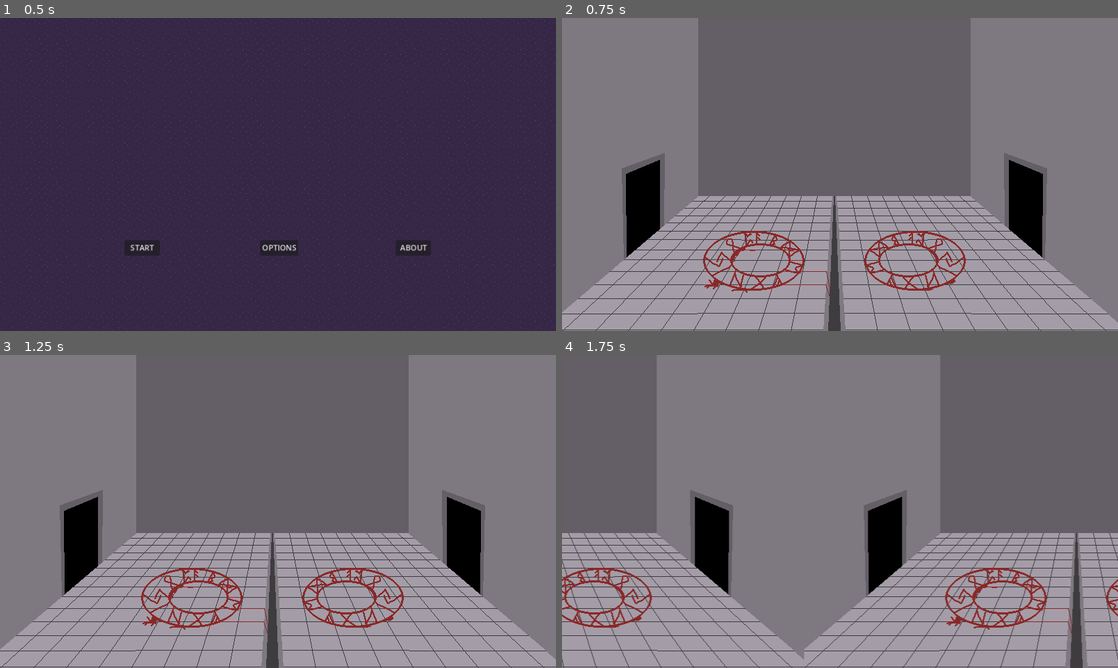
Above: before the commit, frames 1-4 (two rows, left to right).
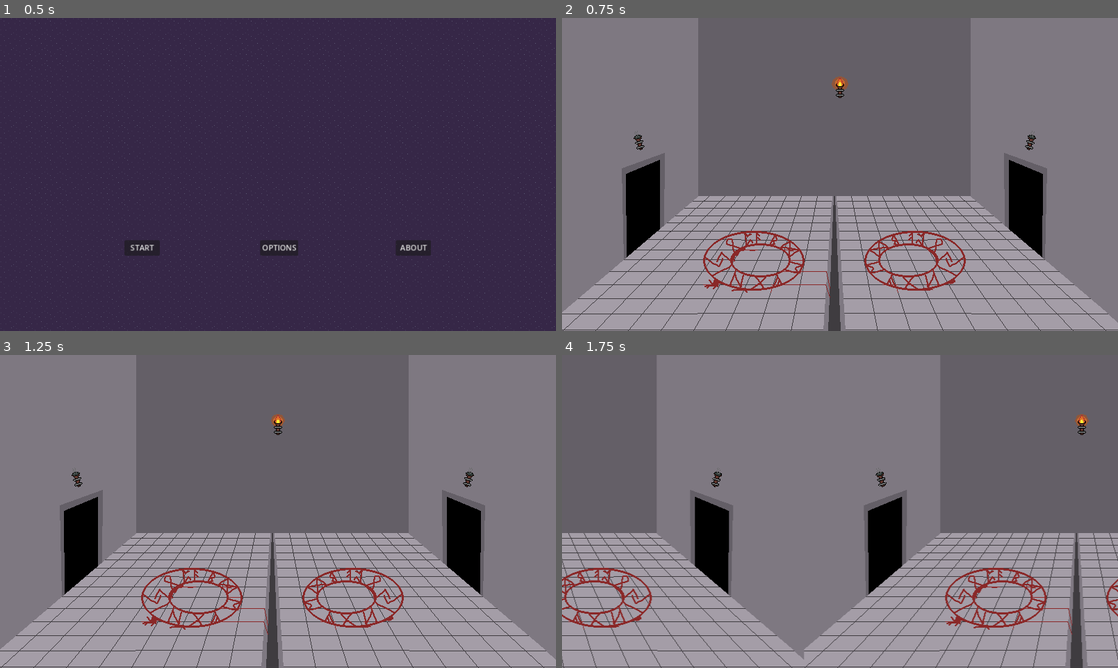
Above: after the commit, the same moments.

Repository: lewis785/ludum-dare-55
Game: Godot game, scene res://scenes/levels/main_menu.tscn
The game is run twice, just before and just after one commit, with the same random seed, the same clock (stepped at 60 frames per second) and the same inputs.
Inputs (mouse positions are in pixels of both pictures, inside the frame that each line leads up to):
- Up to frame 1 (0.5 s): no input
- Up to frame 2 (0.75 s): click "START" at 0.5 s
- Up to frame 3 (1.25 s): no input
- Up to frame 4 (1.75 s): tap Enter at 1.25 s; move the mouse to (962, 495) at 1.27 s; hold Enter from 1.28 s (still down); click (962, 495) at 1.42 s; tap Space at 1.52 s

Frame 1 is identical in both runs. In frame 2, 0.2% of the frame differs, in the area x 12-86%, y 18-43%; in frame 3, 0.2%; in frame 4, 0.2%.

Commit message:
ADD torches with life animations adn tidy up code

Diff:
--- a/scenes/levels/main_menu.gd
+++ b/scenes/levels/main_menu.gd
@@ -7,7 +7,7 @@
 
 
 # Called every frame. 'delta' is the elapsed time since the previous frame.
-func _process(delta):
+func _process(_delta):
 	pass
 
 
--- a/scenes/levels/sliding_window.gd
+++ b/scenes/levels/sliding_window.gd
@@ -1,34 +1,26 @@
 extends Node2D
 
 @onready var camera = $Camera2D
+@onready var torch_animation = $TorchAnimation
 
+@export var cameraSpeed: int
+@export var lives: int
 
-@export var roomNumber: int
-@export var cameraSpeed: int
 var roomScene = load("res://scenes/levels/room.tscn")
-
+var torchScene = load("res://scenes/props/torch.tscn")
 
 var target = 0
 var target_coordinates = Vector2(400,225)	#Initialise the variable so it doesnt complain
 var camera_coordinates = Vector2(400,225)
-var rooms: Array[PackedScene] = []
+#: Array[PackedScene] = []
 
 #Camera set to 1.44
 func _ready():
-	print("creating room ")
-	for i in range(roomNumber):
-		#print(i)
-		var instance = roomScene.instantiate()
-		instance.position = Vector2((800*i), 0)
-		rooms.push_front(instance)
-		add_child(instance)
+	_createNextRoom(0)
 
-func _input(event):
-	print(event)
+func _input(_event):
 	if(Input.is_key_pressed(KEY_ENTER)):	#UPDATE WHEN BATTLE ENDS
-		if(target<=roomNumber-2):
-			#print(target)
-			#print(roomNumber)
+			_createNextRoom(target+1)
 			target+=1
 			target_coordinates = Vector2(400+(800*target), 225)
 
@@ -37,3 +29,28 @@
 	camera_coordinates = camera.get_position()
 	camera.position = camera_coordinates.lerp(target_coordinates, cameraSpeed*delta)
 	camera.set_position(camera.position)
+
+func _createNextRoom(nextRoom):
+		var roomInstance = roomScene.instantiate()
+		roomInstance.position = Vector2((800*nextRoom), 0)
+		add_child(roomInstance)
+
+		for x in range(3):
+			#print("creating torch")
+			var torchInstance: Node2D = torchScene.instantiate()
+			add_child(torchInstance)
+
+			if(x == 0):
+				torchInstance.position = Vector2(110+(800*nextRoom), 175)
+				torchInstance.set_rotation_degrees(-15)
+				if(lives < 2):
+					torchInstance.find_child("TorchAnimation").animation = "notLitFam"
+			if(x == 1):
+				torchInstance.position = Vector2(400+(800*nextRoom), 100)
+				if(lives < 1):
+					torchInstance.find_child("TorchAnimation").animation = "notLitFam"
+			if(x == 2):
+				if(lives < 3):
+					torchInstance.find_child("TorchAnimation").animation = "notLitFam"
+				torchInstance.position = Vector2(675+(800*nextRoom), 175)
+				torchInstance.set_rotation_degrees(15)
--- a/scenes/levels/sliding_window.tscn
+++ b/scenes/levels/sliding_window.tscn
@@ -4,8 +4,8 @@
 
 [node name="SlidingWindow" type="Node2D"]
 script = ExtResource("1_6pdol")
-roomNumber = 17
 cameraSpeed = 4
+lives = 1
 
 [node name="Camera2D" type="Camera2D" parent="."]
 position = Vector2(400, 225)
--- /dev/null
+++ b/scenes/props/torch.tscn
@@ -0,0 +1,89 @@
+[gd_scene load_steps=13 format=3 uid="uid://c30y088bbp04r"]
+
+[ext_resource type="Texture2D" uid="uid://466r354tji8p" path="res://assets/props/torch-Sheet-export.png" id="1_canxr"]
+[ext_resource type="Texture2D" uid="uid://c86mwm26o0bha" path="res://assets/props/torch_dead-Sheet-export.png" id="2_bgcy5"]
+
+[sub_resource type="AtlasTexture" id="AtlasTexture_qmmg1"]
+atlas = ExtResource("1_canxr")
+region = Rect2(0, 0, 32, 32)
+
+[sub_resource type="AtlasTexture" id="AtlasTexture_pbiup"]
+atlas = ExtResource("1_canxr")
+region = Rect2(32, 0, 32, 32)
+
+[sub_resource type="AtlasTexture" id="AtlasTexture_4pfay"]
+atlas = ExtResource("1_canxr")
+region = Rect2(64, 0, 32, 32)
+
+[sub_resource type="AtlasTexture" id="AtlasTexture_q2jn4"]
+atlas = ExtResource("1_canxr")
+region = Rect2(96, 0, 32, 32)
+
+[sub_resource type="AtlasTexture" id="AtlasTexture_i27xe"]
+atlas = ExtResource("1_canxr")
+region = Rect2(128, 0, 32, 32)
+
+[sub_resource type="AtlasTexture" id="AtlasTexture_1a4ld"]
+atlas = ExtResource("2_bgcy5")
+region = Rect2(0, 0, 32, 32)
+
+[sub_resource type="AtlasTexture" id="AtlasTexture_0pt7m"]
+atlas = ExtResource("2_bgcy5")
+region = Rect2(32, 0, 32, 32)
+
+[sub_resource type="AtlasTexture" id="AtlasTexture_6n0ay"]
+atlas = ExtResource("2_bgcy5")
+region = Rect2(64, 0, 32, 32)
+
+[sub_resource type="AtlasTexture" id="AtlasTexture_um8ak"]
+atlas = ExtResource("2_bgcy5")
+region = Rect2(96, 0, 32, 32)
+
+[sub_resource type="SpriteFrames" id="SpriteFrames_f33f6"]
+animations = [{
+"frames": [{
+"duration": 1.0,
+"texture": SubResource("AtlasTexture_qmmg1")
+}, {
+"duration": 1.0,
+"texture": SubResource("AtlasTexture_pbiup")
+}, {
+"duration": 1.0,
+"texture": SubResource("AtlasTexture_4pfay")
+}, {
+"duration": 1.0,
+"texture": SubResource("AtlasTexture_q2jn4")
+}, {
+"duration": 1.0,
+"texture": SubResource("AtlasTexture_i27xe")
+}],
+"loop": true,
+"name": &"litfam",
+"speed": 5.0
+}, {
+"frames": [{
+"duration": 1.0,
+"texture": SubResource("AtlasTexture_1a4ld")
+}, {
+"duration": 1.0,
+"texture": SubResource("AtlasTexture_0pt7m")
+}, {
+"duration": 1.0,
+"texture": SubResource("AtlasTexture_6n0ay")
+}, {
+"duration": 1.0,
+"texture": SubResource("AtlasTexture_um8ak")
+}],
+"loop": true,
+"name": &"notLitFam",
+"speed": 5.0
+}]
+
+[node name="Torch" type="Node2D"]
+
+[node name="TorchAnimation" type="AnimatedSprite2D" parent="."]
+texture_filter = 1
+sprite_frames = SubResource("SpriteFrames_f33f6")
+animation = &"notLitFam"
+autoplay = "litfam"
+frame_progress = 0.912319
Binary file added: assets/props/torch-Sheet-export.png
Not shown, added: assets/props/torch-Sheet-export.png.import
Binary file added: assets/props/torch_dead-Sheet-export.png
Not shown, added: assets/props/torch_dead-Sheet-export.png.import
